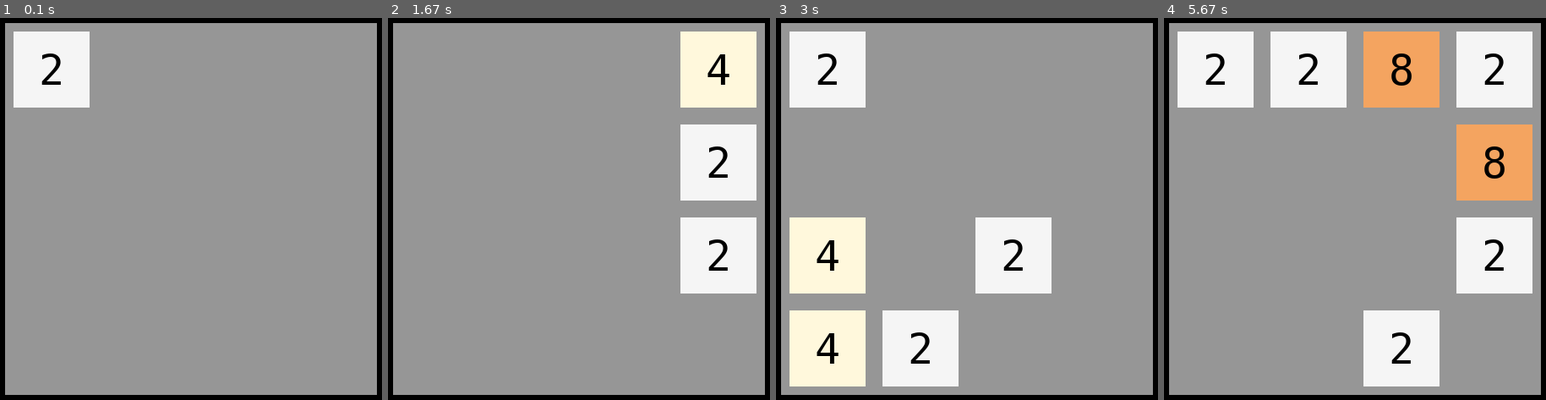
Above: before the commit, frames 1-4 (left to right).
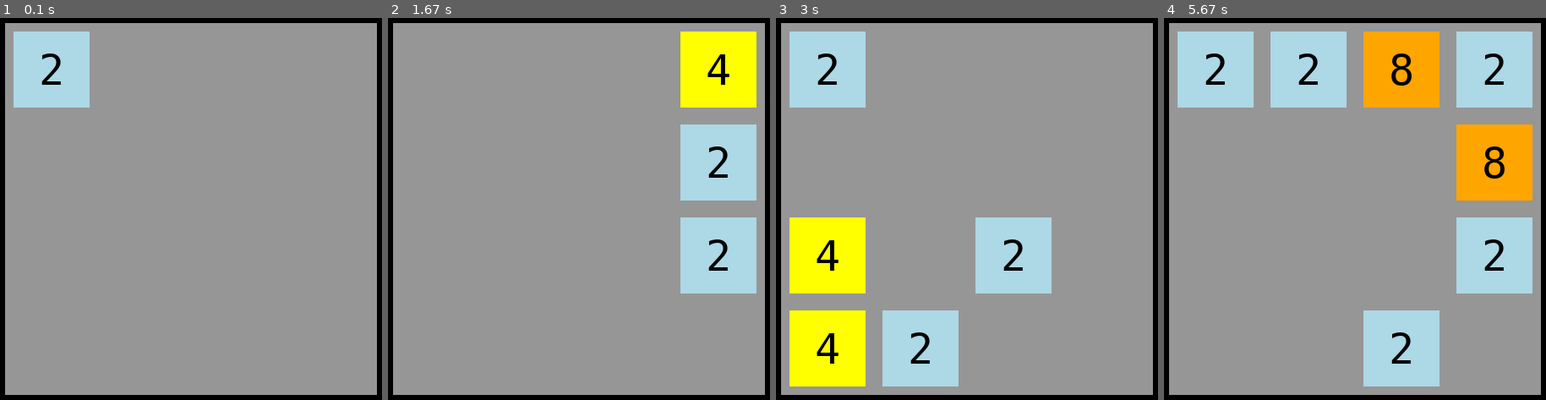
Above: after the commit, the same moments.

Repository: adithyen/gdgc-dec24
Game: pygame game, started from 2048-Final Project(Pygame).py
Same seed, same stepped clock (60 frames per second), same inputs: the game is played once before the commit and once after it.
Inputs:
- Up to frame 1 (0.1 s): no input
- Up to frame 2 (1.67 s): hold Right 0.33-0.8 s; hold Up 0.83-1.13 s; hold Right 1.17-1.63 s
- Up to frame 3 (3 s): hold Left 1.67-2.2 s; hold Down 2.23-2.53 s; hold Left 2.57-2.97 s
- Up to frame 4 (5.67 s): hold Up 3-3.37 s; hold Right 3.4-4.03 s; hold Down 4.07-4.43 s; hold Left 4.47-4.93 s; hold Right 4.97-5.43 s; hold Up from 5.47 s (still down)

The runs differ from the first frame. In frame 1, 3.8% of the frame differs, in the area x 3-24%, y 3-24%; in frame 2, 11%; in frame 3, 19%; in frame 4, 27%, in the area x 3-97%, y 3-97%.

Commit message:
2048-Final Project(Pygame).py

Diff:
--- a/2048-Final Project(Pygame).py
+++ b/2048-Final Project(Pygame).py
@@ -206,23 +206,7 @@
             rect1 = surf1.get_rect()
             rect1.center = box_rect.center
             playSurface.blit(surf1, rect1)
-def ColorChange(num):
-    return {
-        0: 'gray',
-        2: 'white',
-        4: 'light_yellow',
-        8: 'sandy_brown',
-        16: 'coral',
-        32: 'tomato',
-        64: 'red',
-        128: 'yellow_1',
-        256: 'yellow_2',
-        512: 'yellow_3',
-        1024: 'yellow_3',
-        2048: 'yellow_3',
-        4096: 'green',
-        8192: 'blue',
-    } [num]
+def ColorChange(num): return {0: 'gray', 2: 'lightblue', 4: 'yellow', 8: 'orange', 16: 'darkorange', 32: 'red', 64: 'darkred', 128: 'pink', 256: 'purple', 512: 'indigo', 1024: 'blue', 2048: 'darkblue', 4096: 'green', 8192: 'lime'}.get(num, 'default_color')
 check_errors = pygame.init()
 pygame.font.init()
 width = 600
@@ -231,21 +215,7 @@
 trans_y = 100
 playSurface = pygame.display.set_mode((width, height))
 pygame.display.set_caption('2048 Game!')
-color_dic = {}
-color_dic['black'] = pygame.Color(0, 0, 0)
-color_dic['gray'] = pygame.Color(150, 150, 150)
-color_dic['white'] = pygame.Color(245, 245, 245)
-color_dic['light_yellow'] = pygame.Color(255, 248, 220)
-color_dic['sandy_brown'] = pygame.Color(244, 164, 96)
-color_dic['coral'] = pygame.Color(255, 127, 80)
-color_dic['tomato'] = pygame.Color(255, 99, 71)
-color_dic['red'] = pygame.Color(210, 0, 0)
-color_dic['yellow_1'] = pygame.Color(255, 255, 204)
-color_dic['yellow_2'] = pygame.Color(255, 255, 153)
-color_dic['yellow_3'] = pygame.Color(255, 255, 102)
-color_dic['green'] = pygame.Color(0, 255, 0)
-color_dic['blue'] = pygame.Color(0, 0, 255)
-color_dic['purple'] = pygame.Color(238, 130, 238)
+color_dic = {'black': pygame.Color(0, 0, 0), 'gray': pygame.Color(150, 150, 150), 'white': pygame.Color(245, 245, 245), 'lightblue': pygame.Color(173, 216, 230), 'yellow': pygame.Color(255, 255, 0), 'orange': pygame.Color(255, 165, 0), 'darkorange': pygame.Color(255, 140, 0), 'red': pygame.Color(255, 0, 0), 'darkred': pygame.Color(139, 0, 0), 'pink': pygame.Color(255, 192, 203), 'purple': pygame.Color(128, 0, 128), 'indigo': pygame.Color(75, 0, 130), 'blue': pygame.Color(0, 0, 255), 'darkblue': pygame.Color(0, 0, 139), 'green': pygame.Color(0, 255, 0), 'lime': pygame.Color(0, 255, 0)}
 fpsController = pygame.time.Clock()
 frame_rate = 50
 numberList = [[0 for i in range(4)] for j in range(4)]
